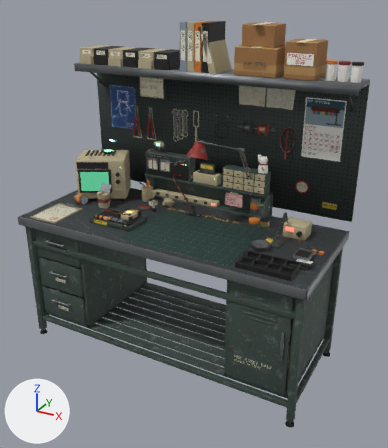
The Blender file ArtSource/RepairBenchV2/RepairBenchV2.blend: old version first, new version second.
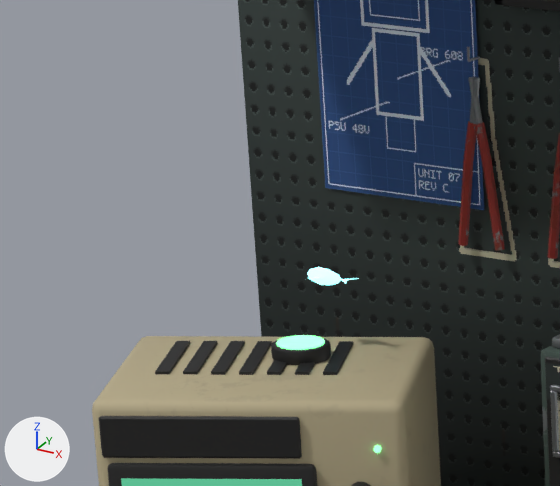
The first picture shows the older version from a camera (50 mm lens) standing at (1.57, -2.11, 2.25) and looking at (0.09, 0.58, 0.91). The close-ups show the older and then the newer version on the part from 16% to 38% of the width and 22% to 39% of the height of that picture. Only the edits that show in the close-ups are written down. Arrows for +X, +Y and +Z are at lower left; the lights stay in place.

The first close-up shows 'BV2_Crt', 'BV2_Crt_Bezel', 'BV2_Crt_Screen', 'BV2_Fixture', 'BV2_HoloPuck', 'BV2_PegTools', 'BV2_Pegboard', 'BV2_WallPrints' and 5 more.
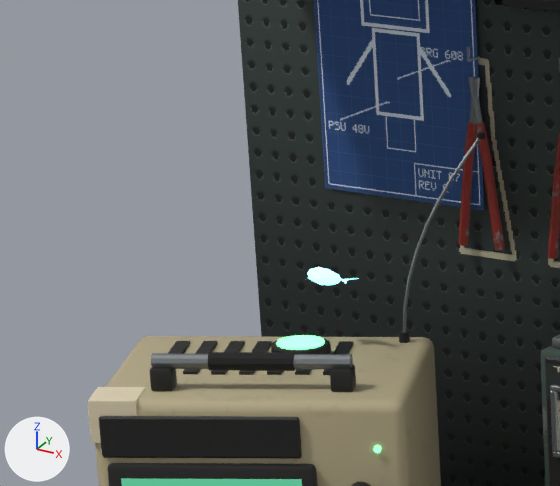
Where the change shows, as pixel boxes (x1, y1, x2, y2) in the close-ups (560 x 486 px):
'BV2_Crt_Wear', added: after (87, 132, 485, 443)
    faces in mat_m_bv2_steelbare (picture img_t_bv2_steelbare): (151, 138, 481, 369)
    faces in mat_m_bv2_rubber (picture img_t_bv2_rubber): (208, 132, 485, 371)
    faces in mat_m_bv2_tape (beige #e7dabc): (87, 387, 146, 443)
    faces in mat_m_bv2_darkplastic (picture img_t_bv2_rubber): (149, 364, 356, 392)

What changed in the scene script:
```text
Add me_bv2_crt_wear:
    me_bv2_crt_wear.from_pydata(...)  # 326 vertices, 288 faces; spans x -0.17..0.11, y -0.079..0.348, z -0.2..0.223
    me_bv2_crt_wear.polygons.foreach_set('use_smooth', [True] * 288)
    # faces by material slot: [108, 62, 32, 26, 54, 6]
    me_bv2_crt_wear.materials.append(mat_m_bv2_darkplastic)  # picture img_t_bv2_rubber
    me_bv2_crt_wear.materials.append(mat_m_bv2_steelbare)  # picture img_t_bv2_steelbare
    me_bv2_crt_wear.materials.append(mat_m_bv2_rubber)  # picture img_t_bv2_rubber
    me_bv2_crt_wear.materials.append(mat_m_bv2_tape)  # beige #e7dabc
    me_bv2_crt_wear.materials.append(mat_m_bv2_steelgreen)  # picture img_t_bv2_steelgreen
    me_bv2_crt_wear.materials.append(mat_m_bv2_ivory)  # picture img_t_bv2_ivory
Add ob_bv2_crt_wear:
    ob_bv2_crt_wear = bpy.data.objects.new('BV2_Crt_Wear', me_bv2_crt_wear)
    ob_bv2_crt_wear.parent = ob_repairbenchv2
    ob_bv2_crt_wear.location = (-0.65, 0.619, 1.2)
```
